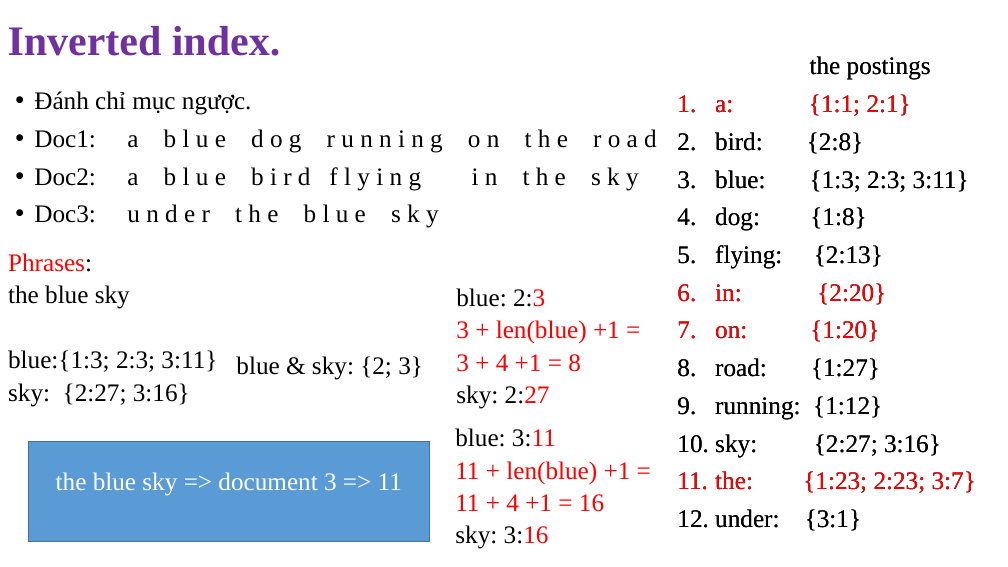
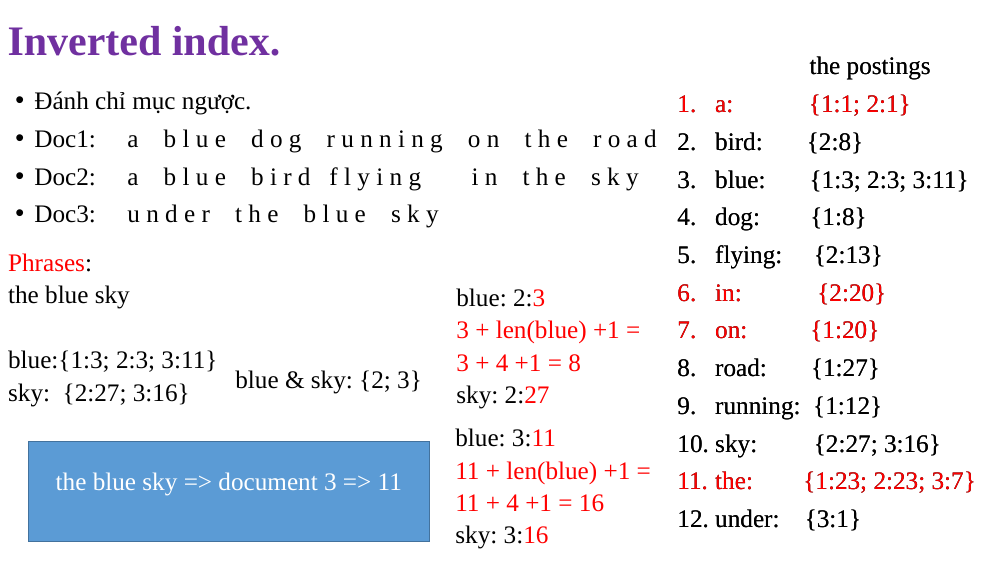
Before and after one commit to NghiLamPhuc/NLP., a slide deck: slide 7 of IR/Presentation1.pptx (slide 5 before the commit). Drawn at 1008x567 pixels with LibreOffice and Linux fonts; fonts in the diff are those of the drawing. Boxes give left, top, right and bottom in pixels: in the first picture for what was removed or moved away, otherwise in the second. Text is boxed around its words. In the diff, an @@ line names an element or a change of style, - is before the commit and + after.

```diff
--- a/IR/Presentation1.pptx
+++ b/IR/Presentation1.pptx
@@ text "blue & sky: {2; 3}": place and size @@
-text "blue & sky: {2; 3}" at bbox=[236, 356, 423, 380]
+text "blue & sky: {2; 3}" at bbox=[235, 370, 422, 394]
```
Also in this commit, not shown: 1 other slide changed, 2 slides added, 3 other files.
